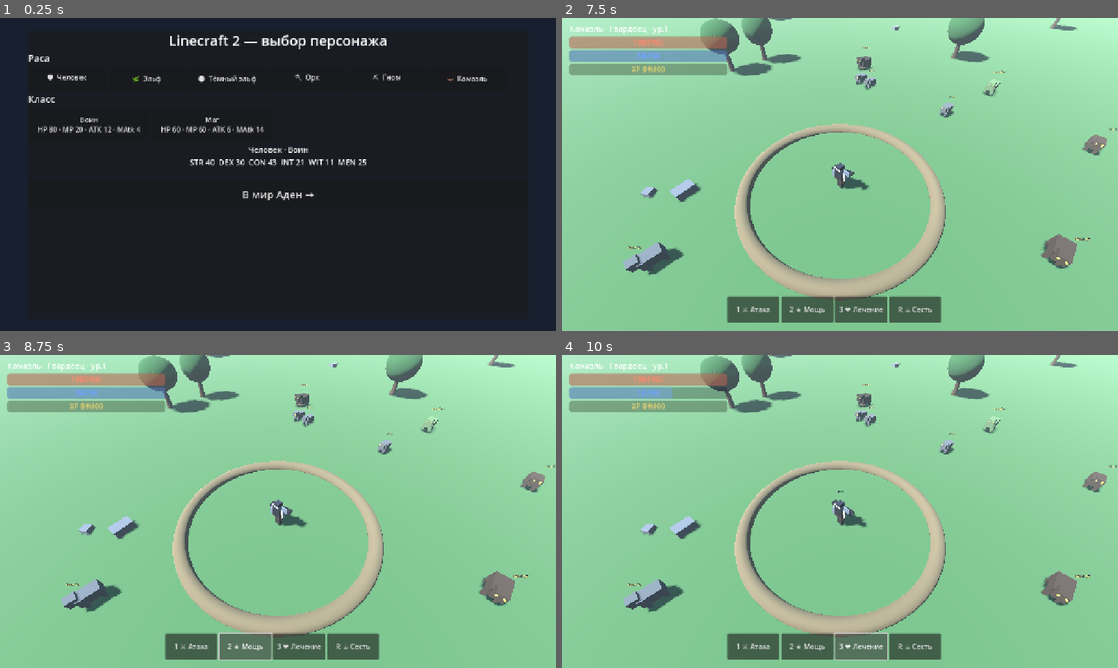
Above: before the commit, frames 1-4 (two rows, left to right).
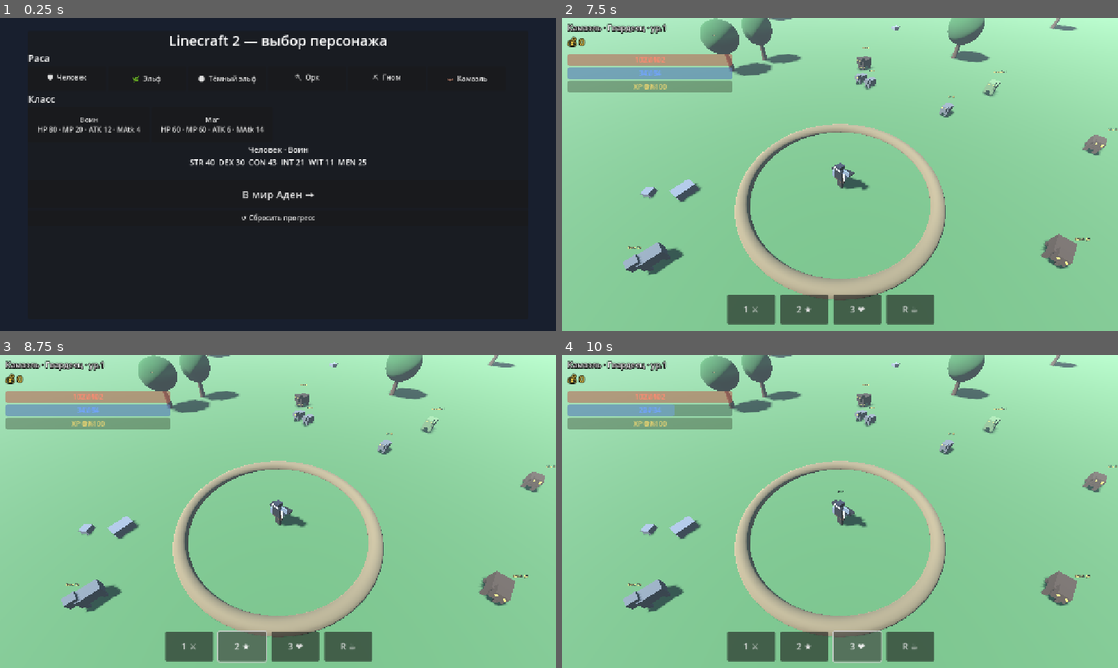
Above: after the commit, the same moments.

Repository: omich55zz-debug/linecraft2
Game: Godot game, scene res://scenes/Boot.tscn
Same seed, same stepped clock (60 frames per second), same inputs: the game is played once before the commit and once after it.
Inputs (mouse positions are in pixels of both pictures, inside the frame that each line leads up to):
- Up to frame 1 (0.25 s): no input
- Up to frame 2 (7.5 s): click (840, 218) at 0.5 s, where only the run after the commit has a clickable "↺ Сбросить прогресс"; click "🛡 Человек" at 1.25 s; click "🌿 Эльф" at 2 s; click "🌑 Тёмный эльф" at 2.75 s; click "🪓 Орк" at 3.5 s; click "⛏ Гном" at 4.25 s; click "🦇 Камаэль" at 5 s; click "Солдат HP 78 · MP 28 · ATK 12…" at 5.75 s; click "Гвардеец HP 85 · MP 22 · ATK …" at 6.5 s; click "В мир Аден →" at 7.25 s
- Up to frame 3 (8.75 s): click "2 ★ Мощь" (after the commit: "2 ★") at 8 s
- Up to frame 4 (10 s): click "1 ⚔ Атака" (after the commit: "1 ⚔") at 8.75 s; click "3 ❤ Лечение" (after the commit: "3 ❤") at 9.5 s

The runs differ from the first frame. In frame 1, 0.1% of the frame differs, in the area x 43-57%, y 62-66%; in frame 2, 6.5%; in frame 3, 6.6%, in the area x 0-69%, y 1-99%; in frame 4, 6.3%.

Commit message:
Save/load progress, death+respawn, hit sparks, gold drops, mobile HUD
Co-Authored-By: Devin AI <158243242+devin-ai-integration[bot]@users.noreply.github.com>

Diff:
--- a/godot/project.godot
+++ b/godot/project.godot
@@ -15,6 +15,7 @@
 [autoload]
 
 Selection="*res://scripts/Selection.gd"
+SaveGame="*res://scripts/SaveGame.gd"
 
 [debug]
 
--- a/godot/scenes/HUD.tscn
+++ b/godot/scenes/HUD.tscn
@@ -6,14 +6,25 @@
 script = ExtResource("1")
 
 [node name="Top" type="VBoxContainer" parent="."]
-offset_left = 16.0
-offset_top = 12.0
-offset_right = 380.0
-offset_bottom = 200.0
+anchor_left = 0.0
+anchor_top = 0.0
+offset_left = 12.0
+offset_top = 10.0
+offset_right = 392.0
+offset_bottom = 220.0
 
 [node name="CharLabel" type="Label" parent="Top"]
 text = "Игрок · ур.1"
 theme_override_font_sizes/font_size = 18
+theme_override_colors/font_outline_color = Color(0, 0, 0, 1)
+theme_override_constants/outline_size = 6
+
+[node name="GoldLabel" type="Label" parent="Top"]
+text = "💰 0"
+theme_override_font_sizes/font_size = 22
+theme_override_colors/font_color = Color(1, 0.85, 0.32, 1)
+theme_override_colors/font_outline_color = Color(0, 0, 0, 1)
+theme_override_constants/outline_size = 6
 
 [node name="Bars" type="VBoxContainer" parent="Top"]
 
@@ -57,10 +68,14 @@
 vertical_alignment = 1
 
 [node name="TargetPanel" type="PanelContainer" parent="."]
-offset_left = 540.0
+anchor_left = 0.5
+anchor_top = 0.0
+anchor_right = 0.5
+anchor_bottom = 0.0
+offset_left = -180.0
 offset_top = 14.0
-offset_right = 880.0
-offset_bottom = 80.0
+offset_right = 180.0
+offset_bottom = 84.0
 
 [node name="V" type="VBoxContainer" parent="TargetPanel"]
 
@@ -75,32 +90,47 @@
 modulate = Color(1, 0.45, 0.45, 1)
 
 [node name="ActionBar" type="HBoxContainer" parent="."]
-offset_left = 380.0
-offset_top = 640.0
-offset_right = 900.0
-offset_bottom = 700.0
-custom_minimum_size = Vector2(0, 56)
+anchor_left = 0.5
+anchor_top = 1.0
+anchor_right = 0.5
+anchor_bottom = 1.0
+offset_left = -260.0
+offset_top = -84.0
+offset_right = 260.0
+offset_bottom = -16.0
+theme_override_constants/separation = 12
 
 [node name="BtnAttack" type="Button" parent="ActionBar"]
-text = "1 ⚔ Атака"
-custom_minimum_size = Vector2(120, 56)
+text = "1 ⚔"
+custom_minimum_size = Vector2(110, 64)
+theme_override_font_sizes/font_size = 20
 
 [node name="BtnPower" type="Button" parent="ActionBar"]
-text = "2 ★ Мощь"
-custom_minimum_size = Vector2(120, 56)
+text = "2 ★"
+custom_minimum_size = Vector2(110, 64)
+theme_override_font_sizes/font_size = 20
 
 [node name="BtnHeal" type="Button" parent="ActionBar"]
-text = "3 ❤ Лечение"
-custom_minimum_size = Vector2(120, 56)
+text = "3 ❤"
+custom_minimum_size = Vector2(110, 64)
+theme_override_font_sizes/font_size = 20
 
 [node name="BtnSit" type="Button" parent="ActionBar"]
-text = "R ☕ Сесть"
-custom_minimum_size = Vector2(120, 56)
+text = "R ☕"
+custom_minimum_size = Vector2(110, 64)
+theme_override_font_sizes/font_size = 20
 
 [node name="Toast" type="Label" parent="."]
-offset_left = 480.0
-offset_top = 80.0
-offset_right = 800.0
-offset_bottom = 130.0
+anchor_left = 0.5
+anchor_top = 0.0
+anchor_right = 0.5
+anchor_bottom = 0.0
+offset_left = -200.0
+offset_top = 100.0
+offset_right = 200.0
+offset_bottom = 160.0
 horizontal_alignment = 1
 theme_override_font_sizes/font_size = 36
+theme_override_colors/font_color = Color(1, 1, 0.5, 1)
+theme_override_colors/font_outline_color = Color(0, 0, 0, 1)
+theme_override_constants/outline_size = 8
--- a/godot/scripts/Boot.gd
+++ b/godot/scripts/Boot.gd
@@ -20,8 +20,28 @@
         var rid: String = race.id
         b.pressed.connect(func(): _select_race(rid))
         race_grid.add_child(b)
-    _select_race("human")
+    var sg := get_node_or_null("/root/SaveGame")
+    var initial_race := "human"
+    if sg and int(sg.data.level) > 1:
+        initial_race = String(sg.data.race_id)
+        sel_class = String(sg.data.class_id)
+    _select_race(initial_race)
+    if sg and int(sg.data.level) > 1:
+        sel_class = String(sg.data.class_id)
+        _select_class(sel_class)
+    if sg and int(sg.data.level) > 1:
+        start_btn.text = "▶ Продолжить (ур.%d, %d 💰)" % [int(sg.data.level), int(sg.data.gold)]
     start_btn.pressed.connect(_on_start)
+    var reset_btn := Button.new()
+    reset_btn.text = "↺ Сбросить прогресс"
+    reset_btn.custom_minimum_size = Vector2(0, 36)
+    reset_btn.pressed.connect(_on_reset)
+    start_btn.get_parent().add_child(reset_btn)
+
+func _on_reset() -> void:
+    var sg := get_node_or_null("/root/SaveGame")
+    if sg: sg.reset()
+    preview_label.text = "Прогресс сброшен. Выбери новую расу."
 
 func _select_race(id: String) -> void:
     sel_race = id
--- a/godot/scripts/HUD.gd
+++ b/godot/scripts/HUD.gd
@@ -11,6 +11,7 @@
 @onready var xp_bar: ProgressBar = $Top/Bars/XpBar
 @onready var xp_label: Label = $Top/Bars/XpBar/Label
 @onready var char_label: Label = $Top/CharLabel
+@onready var gold_label: Label = $Top/GoldLabel
 @onready var target_panel: PanelContainer = $TargetPanel
 @onready var target_name: Label = $TargetPanel/V/TargetName
 @onready var target_hp: ProgressBar = $TargetPanel/V/TargetHp
@@ -54,6 +55,7 @@
     xp_bar.max_value = player.xp_next; xp_bar.value = player.xp
     xp_label.text = "XP %d / %d" % [player.xp, player.xp_next]
     char_label.text = "%s · %s · ур.%d %s" % [player.race.name, player.klass.name, player.level, ("(сидит)" if player.sitting else "")]
+    gold_label.text = "💰 %d" % player.gold
 
 func _on_target_changed(t) -> void:
     target_ref = t
--- a/godot/scripts/Player.gd
+++ b/godot/scripts/Player.gd
@@ -29,10 +29,12 @@
 var mp: int = 20
 var atk: int = 12
 var m_atk: int = 4
+var gold: int = 0
 var atk_cd: float = 0.0
 var gcd: float = 0.0
 var sitting: bool = false
 var character_visual: Node3D
+var spawn_position: Vector3 = Vector3.ZERO
 
 func _ready() -> void:
     var sel := get_node_or_null("/root/Selection")
@@ -48,6 +50,20 @@
     mp = max_mp
     atk = klass.atk + int(race.stats.str * 0.2)
     m_atk = klass.m_atk + int(race.stats.int * 0.3)
+
+    var sg := get_node_or_null("/root/SaveGame")
+    if sg and sg.data.race_id == race_id and sg.data.class_id == class_id:
+        level = int(sg.data.level)
+        xp = int(sg.data.xp)
+        xp_next = int(sg.data.xp_next)
+        gold = int(sg.data.gold)
+        for i in range(1, level):
+            max_hp += 20
+            max_mp += 8
+            atk += 2
+        hp = max_hp
+        mp = max_mp
+    spawn_position = global_position
 
     collision_layer = 2
     collision_mask = 1
@@ -127,10 +143,14 @@
     var dmg := atk + randi() % 5
     await get_tree().create_timer(0.20).timeout
     if is_instance_valid(t) and not t.dead:
+        _spawn_hit_burst(t.global_position + Vector3(0, 1.0, 0), Color(1, 0.78, 0.32))
         t.take_damage(dmg)
         emit_signal("floating_text", "-%d" % dmg, Color(1, 0.85, 0.4), t.global_position + Vector3(0, 1.6, 0))
         if t.dead:
             _gain_xp(t.kind.xp)
+            var loot: Array = t.kind.loot
+            var coins: int = randi_range(int(loot[0]), int(loot[1]))
+            add_gold(coins)
 
 func use_skill_power() -> void:
     if gcd > 0 or mp < 8 or target == null or not is_instance_valid(target) or target.dead:
@@ -142,9 +162,14 @@
     var dmg := atk * 2 + randi() % 7
     await get_tree().create_timer(0.20).timeout
     if is_instance_valid(t) and not t.dead:
+        _spawn_hit_burst(t.global_position + Vector3(0, 1.0, 0), Color(1, 0.95, 0.45))
         t.take_damage(dmg)
         emit_signal("floating_text", "-%d ★" % dmg, Color(1, 0.95, 0.5), t.global_position + Vector3(0, 1.6, 0))
-        if t.dead: _gain_xp(t.kind.xp)
+        if t.dead:
+            _gain_xp(t.kind.xp)
+            var loot: Array = t.kind.loot
+            var coins: int = randi_range(int(loot[0]), int(loot[1]))
+            add_gold(coins)
     emit_signal("stats_changed")
 
 func use_skill_heal() -> void:
@@ -166,7 +191,48 @@
     emit_signal("floating_text", "-%d" % d, Color(1, 0.55, 0.55), global_position + Vector3(0, 2.0, 0))
     emit_signal("stats_changed")
     if hp <= 0:
-        dead = true
+        _die()
+
+func _die() -> void:
+    dead = true
+    has_move_target = false
+    target = null
+    emit_signal("target_changed", null)
+    emit_signal("floating_text", "Вы пали!", Color(1, 0.4, 0.4), global_position + Vector3(0, 2.4, 0))
+    var tw := create_tween()
+    tw.tween_property(character_visual, "rotation:z", PI * 0.45, 0.5)
+    tw.tween_interval(2.0)
+    tw.tween_callback(_respawn)
+
+func _respawn() -> void:
+    dead = false
+    var penalty: int = int(xp * 0.1)
+    xp = max(0, xp - penalty)
+    hp = max_hp
+    mp = max_mp
+    global_position = spawn_position
+    if character_visual:
+        character_visual.rotation.z = 0
+    emit_signal("floating_text", "Воскрешение", Color(0.6, 1.0, 0.7), global_position + Vector3(0, 2.4, 0))
+    emit_signal("stats_changed")
+    _save_progress()
+
+func add_gold(amount: int) -> void:
+    gold += amount
+    emit_signal("floating_text", "+%d 💰" % amount, Color(1, 0.85, 0.3), global_position + Vector3(0, 2.4, 0))
+    emit_signal("stats_changed")
+    _save_progress()
+
+func _save_progress() -> void:
+    var sg := get_node_or_null("/root/SaveGame")
+    if sg == null: return
+    sg.data.race_id = race_id
+    sg.data.class_id = class_id
+    sg.data.level = level
+    sg.data.xp = xp
+    sg.data.xp_next = xp_next
+    sg.data.gold = gold
+    sg.save_data()
 
 func _gain_xp(amount: int) -> void:
     xp += amount
@@ -181,6 +247,34 @@
         mp = max_mp
         emit_signal("level_up", level)
     emit_signal("stats_changed")
+    _save_progress()
+
+func _spawn_hit_burst(pos: Vector3, color: Color) -> void:
+    var scene := get_tree().current_scene
+    if scene == null: return
+    for i in 8:
+        var spark := MeshInstance3D.new()
+        var sm := SphereMesh.new()
+        sm.radius = 0.08
+        sm.height = 0.16
+        spark.mesh = sm
+        var mat := StandardMaterial3D.new()
+        mat.albedo_color = color
+        mat.emission_enabled = true
+        mat.emission = color
+        mat.emission_energy_multiplier = 2.0
+        mat.transparency = BaseMaterial3D.TRANSPARENCY_ALPHA
+        spark.material_override = mat
+        spark.position = pos
+        scene.add_child(spark)
+        var ang := randf() * TAU
+        var pitch_a := randf_range(0.2, 1.4)
+        var dist := randf_range(0.4, 1.1)
+        var dest := pos + Vector3(cos(ang) * dist, sin(pitch_a) * dist * 0.7, sin(ang) * dist)
+        var tw := scene.create_tween()
+        tw.tween_property(spark, "position", dest, 0.45).set_trans(Tween.TRANS_CUBIC).set_ease(Tween.EASE_OUT)
+        tw.parallel().tween_property(mat, "albedo_color:a", 0.0, 0.45)
+        tw.tween_callback(spark.queue_free)
 
 func set_target(t: Node) -> void:
     target = t
--- /dev/null
+++ b/godot/scripts/SaveGame.gd
@@ -0,0 +1,45 @@
+extends Node
+## Autoload — persistent save (level/xp/gold/race/class) in user:// (browser localStorage on Web).
+
+const SAVE_PATH := "user://linecraft2_save.json"
+
+var data: Dictionary = {
+    "race_id": "human",
+    "class_id": "fighter",
+    "level": 1,
+    "xp": 0,
+    "xp_next": 100,
+    "gold": 0,
+}
+
+func _ready() -> void:
+    load_data()
+
+func load_data() -> void:
+    if not FileAccess.file_exists(SAVE_PATH):
+        return
+    var f := FileAccess.open(SAVE_PATH, FileAccess.READ)
+    if f == null: return
+    var txt := f.get_as_text()
+    f.close()
+    var parsed = JSON.parse_string(txt)
+    if parsed is Dictionary:
+        for k in parsed.keys():
+            data[k] = parsed[k]
+
+func save_data() -> void:
+    var f := FileAccess.open(SAVE_PATH, FileAccess.WRITE)
+    if f == null: return
+    f.store_string(JSON.stringify(data))
+    f.close()
+
+func reset() -> void:
+    data = {
+        "race_id": "human",
+        "class_id": "fighter",
+        "level": 1,
+        "xp": 0,
+        "xp_next": 100,
+        "gold": 0,
+    }
+    save_data()
Not shown, added: godot/scripts/SaveGame.gd.uid
